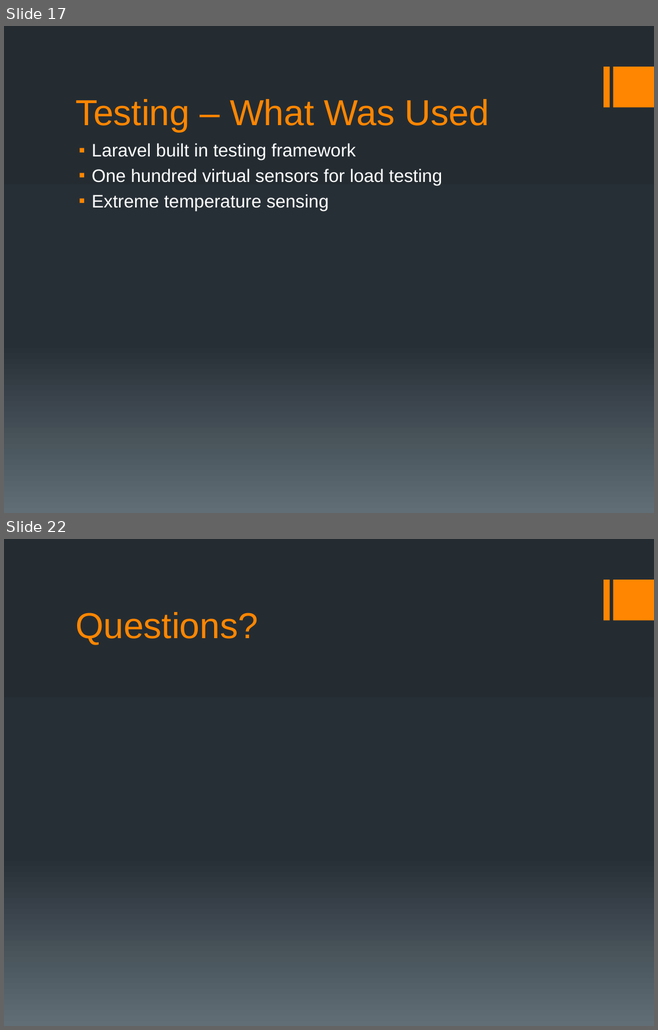
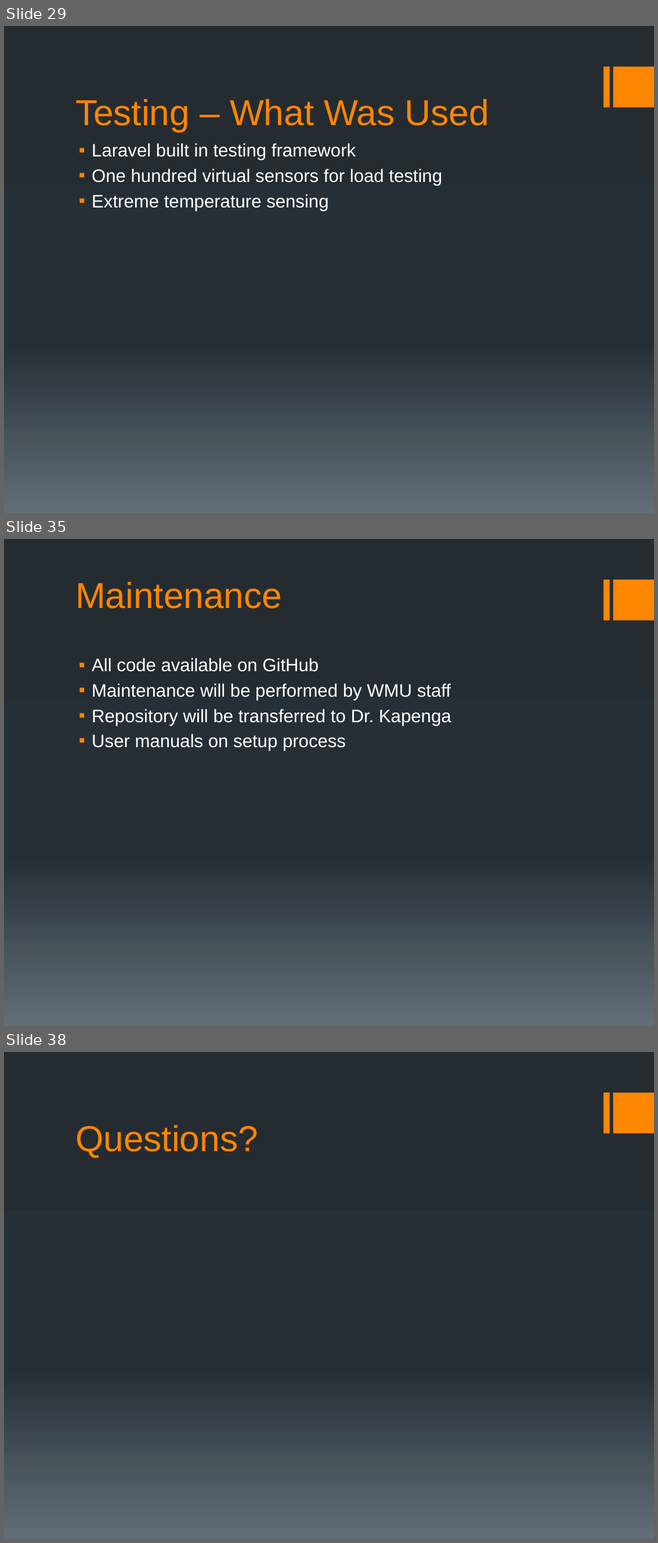
Before and after one commit to Saurutobi/Team3.14, a slide deck: Docs/Presentation/SeniorDesignPresentation.pptx. Shown one above the other, each under a label of ours: slides 17 and 22 before the commit, slides 29, 35 and 38 after it; the slides between them are not shown. The pictures are 658x1030 and 658x1543 pixels, drawn with LibreOffice and Linux fonts; fonts in the diff are those of the drawing. Boxes give left, top, right and bottom in pixels: in the first picture for what was removed or moved away, otherwise in the second. Text is boxed around its words. In the diff, an @@ line names an element or a change of style, - is before the commit and + after.

```diff
--- a/Docs/Presentation/SeniorDesignPresentation.pptx
+++ b/Docs/Presentation/SeniorDesignPresentation.pptx
@@ slide 35 added at [4,539,654,1026], background gradient #242C33 to #273037 to #636D76; not listed: 2 template elements that a slide beside it also shows @@
@@ title added at [75,582,282,609], 40 pt, text #FF8600 @@
+Maintenance
@@ text added at [92,658,451,751], 20 pt, text #FFFFFF @@
+▪ All code available on GitHub
+▪ Maintenance will be performed by WMU staff
+▪ Repository will be transferred to Dr. Kapenga
+▪ User manuals on setup process
@@ what was slide 17 is now slide 29 @@
@@ what was slide 22 is now slide 38 @@
```
Also in this commit, not shown: 6 slides changed, 18 other slides added, 3 slides removed.
